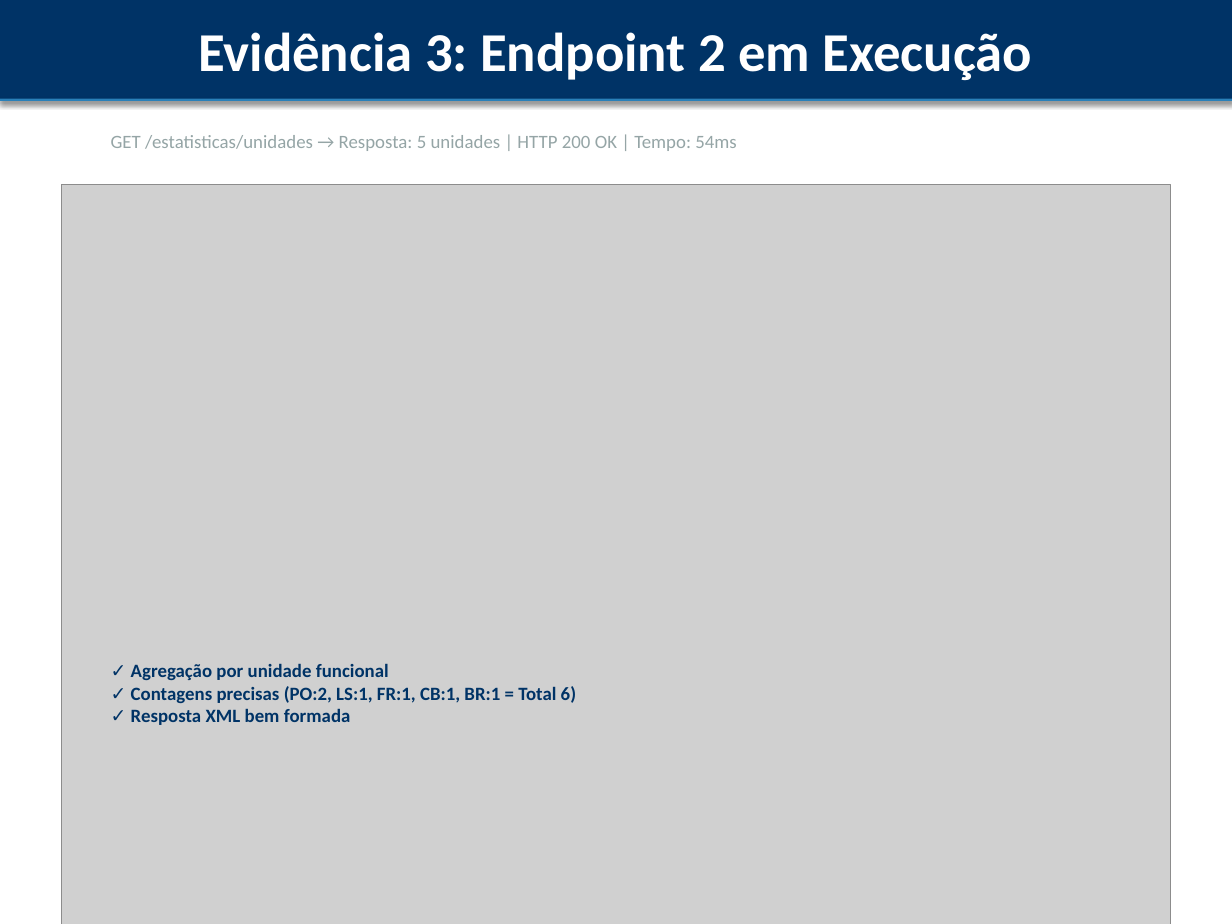
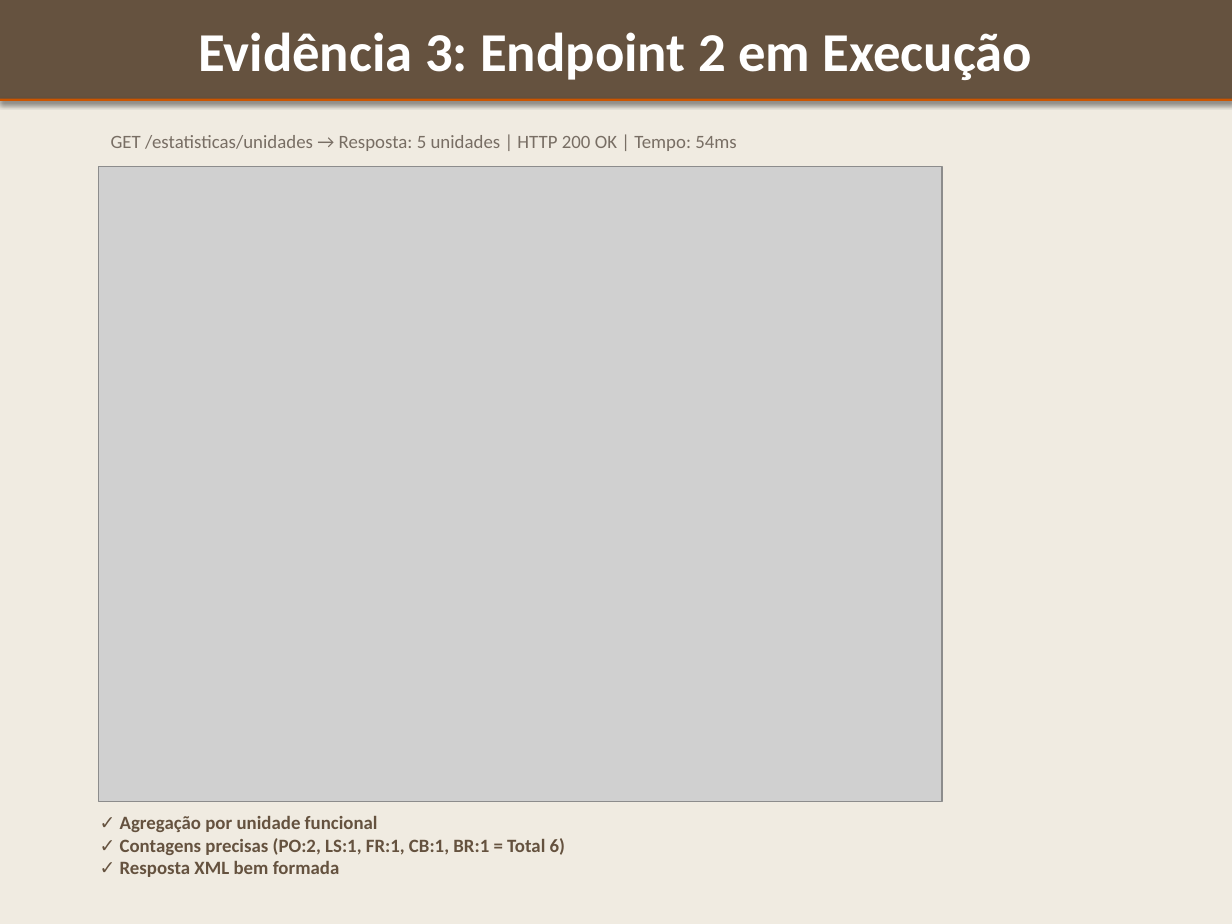
Before and after one commit to InnaVibes/Ctesp, a slide deck: slide 13 of peid/TRABALHO_PRATICO/apresentacao_reservas.pptx. Drawn at 1232x924 pixels with LibreOffice and Linux fonts; fonts in the diff are those of the drawing; grey boxes stand for pictures. Boxes give left, top, right and bottom in pixels: in the first picture for what was removed or moved away, otherwise in the second. Text is boxed around its words. In the diff, an @@ line names an element or a change of style, - is before the commit and + after.

```diff
--- a/peid/TRABALHO_PRATICO/apresentacao_reservas.pptx
+++ b/peid/TRABALHO_PRATICO/apresentacao_reservas.pptx
@@ background #FFFFFF to #F0EBE1 @@
@@ rectangle "Evidência 3: Endpoint 2 em ..." at [0,0,1232,99]: fill #003366 to #65523F; outline #003366 0.75 pt to #65523F 0.75 pt @@
@@ rectangle at [0,99,1232,101]: fill #2980B9 to #CC5500 @@
@@ text "GET /estatisticas/unidades → Resposta: 5 ..." at [111,135,737,151]: text colour #95A5A6 to #786E64 @@
@@ picture: place and size @@
-picture at [62,185,1170,924]
+picture at [99,166,942,801]
@@ text "✓ Agregação por unidade funcional ...": place and size @@
-text "✓ Agregação por unidade funcional ..." at [131,663,576,725]
+text "✓ Agregação por unidade funcional ..." at [120,816,565,877]
@@ text "✓ Agregação por unidade funcional ..." at [120,816,565,877]: text colour #003366 to #65523F @@
```
Also in this commit, not shown: 21 other slides changed, 2 other files.
